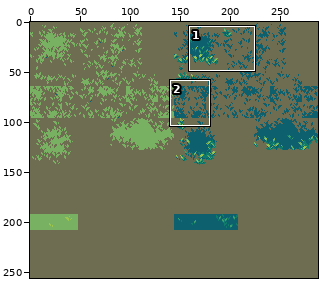
Sprite sheet: images/experimental/rpg/grass2.png. The picture above shows the old version from afar; the outline marks the close-up.
Close-up. Old version:
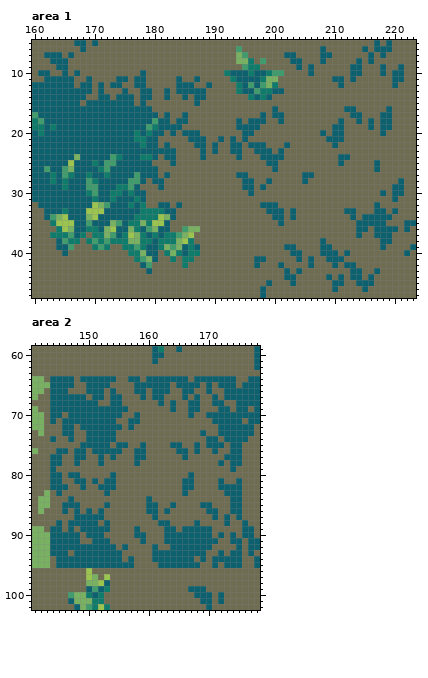
The file is 288x256 pixels. Shown: area 1: x 160..223, y 5..47; area 2: x 141..178, y 59..102. The commit also changed other parts of the picture, which this record leaves out.
New version:
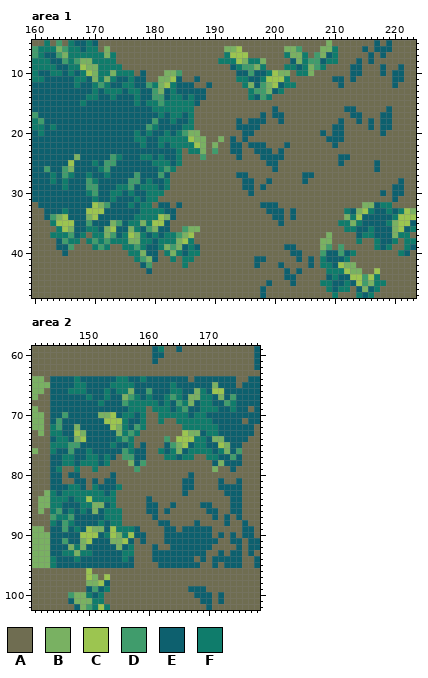
Palette (. is transparent): A #6f6d51  B #79b162  C #9cc550  D #409c6c  E #0d606e  F #0f7c6b
Changes in this commit:
Changed rows in their new state; - is an unchanged pixel.
Area 1:
first column x 160:
 5 --F-D-F--F---------------------------------------B--------------
 6 DFFFBDFF-FF-B-------------------BBC-------BBD---BBF-------------
 7 DF--DBFFFFFFBF------------------FCCC------FBBF-DB-F-------------
 8 FFF--DFDBBFFFF-----------------FFFC--FB-----BFDD-FF-------------
 9 FFFF--FFCBBFFFF------------------EF-DBF---FF-FBDF---------------
10 F--FF-F-FCBFFBFFF-----BBD-------AA--D---CBB-FFB-----------------
11 FF-----FF-BFBF--F----BBC---------AFF---CCCF---------------------
12 -------F--FDF--FF--DFBCF----------AFB---CEFF--------------------
13 ----------F-FFF-FF--DB-F----------AAF-DB-F----------------------
14 ---------FF--F---F--DD-FF-F-----------DF------------------------
15 --------F--------F-FFDFFFFF-------------------------------------
16 --------------------FFFFFFF-------------------------------------
17 ---------------------F-FF-F-------------------------------------
18 -----------------------F--F-------------------------------------
19 -------------------------FF-------------------------------------
20 ----------------------F-FDBB------------------------------------
21 ---------------------FFFFFCBB--B--------------------------------
22 ---------------------F-FFFFCB-B---------------------------------
23 ------------------------F-FFB-D---------------------------------
24 ---------------------F--F---D-----------------------------------
25 --------------------FFF-F---------------------------------------
26 ---------------------FDF----------------------------------------
27 ---------------------D------------------------------------------
28 -------------------F--F-----------------------------------------
29 ------------------FFF-F-----------------------------------------
30 -------------------FFF------------------------------------------
31 -------------------FF-------------------------------------------
32 -------------------F-----------------------------------BB-FF----
33 ----------------------------------------------------F-BCF--F-FCB
34 ----------------------------------------------------BFC-----FCCC
35 ---------------------------------------------------FFBF----FBCC-
36 ----------------------------------------------------FF--F---BC-F
37 -------------------------------------------------B-----FF---BFF-
38 ------------------------------------------------BB----F--F--F-FF
39 ------------------------------------------------BD-D-----F-F--F-
40 ------------------------------------------------D--D-F-------F--
41 ------------------------------------------------F---F-----------
42 ------------------------------------------------FF-CBB----------
43 -------------------------------------------------FFFCBB--C------
44 --------------------------------------------------F-ECCDCF------
45 ------------------------------------------------FF--FECDBFF-----
46 -------------------------------------------------F-FF-EBEF------
47 --------------------------------------------------F---FEF-------
Area 2:
first column x 144:
 64 ----F------FF--F----------------
 65 ----FF----FFFF------F----E-B----
 66 ---FFF---F-FFB--D---FF--BF-CC---
 67 ------F--F--BDF-F--FDF-BBFF-B-D-
 68 --------FE--DFFFFF-F-DFB-FF--DF-
 69 -------------FFF-FFF-FD--FFF--F-
 70 --D-----BBC-FF-F--FFFFF-FF------
 71 -D-------CCCF--F--F--FFFFFF-----
 72 FD--B-----CBF-DF------FFFFFF----
 73 FF--CB-----BFDF-------CBB-FF----
 74 -FF-BC-----FDF-----D-CCCFF-BB---
 75 FFFDD-----F--F-----EDBCEFF--CB--
 76 F--D--F-----DF----FEFB-FFFF-FB-D
 77 --FF--FF-F--DD-----FFEFF--FFE-D-
 78 --FF-FFF-F---B-D-----------EBE--
 79 -F--F--F------D------------B----
 82 ---FF--F---F--------------------
 83 F-FFFFFFF-F---------------------
 84 FFF-FFCFFFF---------------------
 85 FF---FFBB-F---------------------
 86 FD-F-F-B-FFF--------------------
 87 DFFD-----FFF--------------------
 88 F-DF----F-FF--------------------
 89 --D-F-CBB-CFFF------------------
 90 -----CCC-FCBFC------------------
 91 --D--BC---BBCE------------------
 92 ---BFB-----B-F------------------
 93 --FFBFF-----FF------------------
 94 F---F-------F-------------------
 95 F-------------------------------
